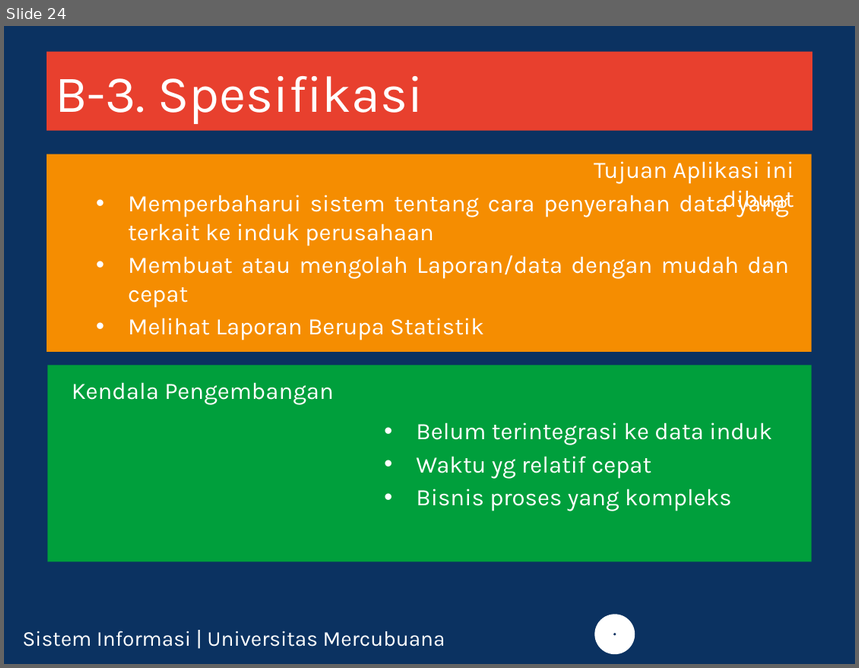
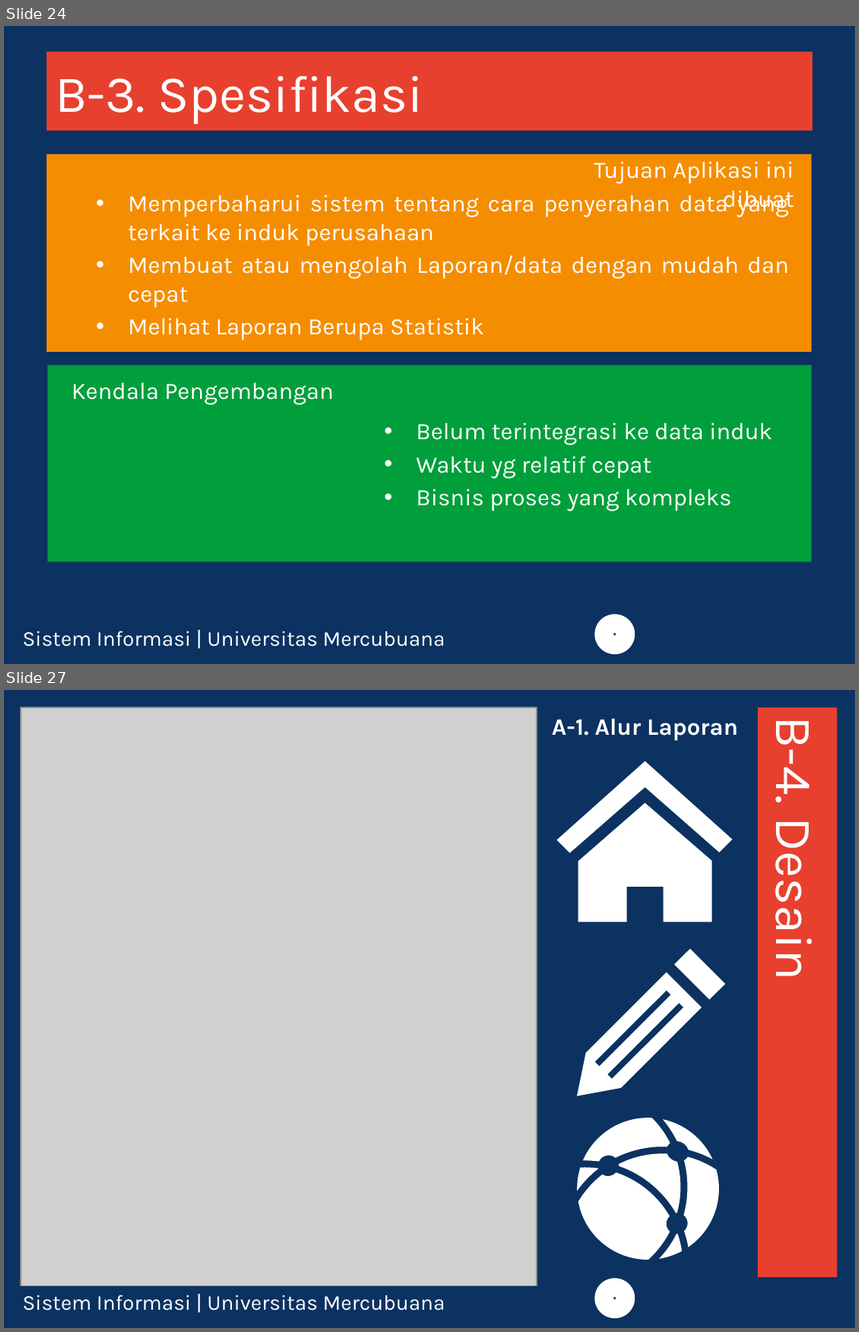
Before and after one commit to feldy/pgn, a slide deck: doc/ppt_new/final-ppt.pptx. Shown one above the other, each under a label of ours: slide 24 before the commit, slides 24 and 27 after it; the slides between them are not shown. The pictures are 859x668 and 859x1332 pixels, drawn with LibreOffice and Linux fonts; fonts in the diff are those of the drawing; grey boxes stand for pictures; background and template pictures are left out. Boxes give left, top, right and bottom in pixels: in the first picture for what was removed or moved away, otherwise in the second. Text is boxed around its words. In the diff, an @@ line names an element or a change of style, - is before the commit and + after.

```diff
--- a/doc/ppt_new/final-ppt.pptx
+++ b/doc/ppt_new/final-ppt.pptx
@@ slide 27 added at [4,690,855,1328], background #0B3261; not listed: 2 template elements that a slide beside it also shows @@
@@ picture added at [21,708,537,1287] @@
@@ title added at [758,708,837,1277], fill #E8402E, 44 pt, text #FFFFFF @@
+B-4. Desain
@@ text added at [552,718,738,741], 20 pt, text #FFFFFF, bold @@
+A-1. Alur Laporan
@@ freeform shape added at [557,761,733,923], fill #FFFFFF @@
@@ freeform shape added at [577,948,725,1096], fill #FFFFFF @@
@@ freeform shape added at [577,1116,724,1260], fill #FFFFFF @@
```
Also in this commit, not shown: 2 slides changed, 10 other slides added, 3 other files.
